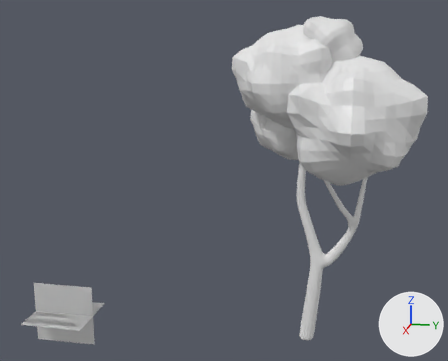
What one commit did to the Blender file Elderland/Assets/Models/Trees/OakTree1.blend.
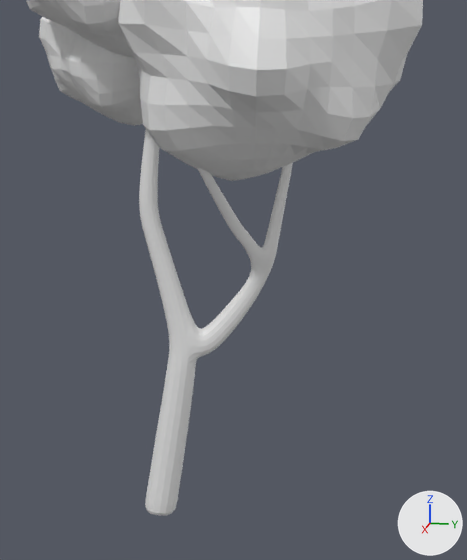
Old and new are each drawn whole from a 50 mm lens placed at (8.63, 0.16, 4.52), pointed at (-0.07, -1.58, 2.34) and again close up on the part from 52% to 100% of the width and 28% to 100% of the height. The axes (+X, +Y, +Z) are drawn at lower right. The lights are the same throughout.
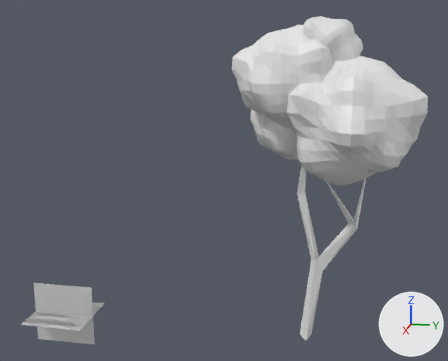
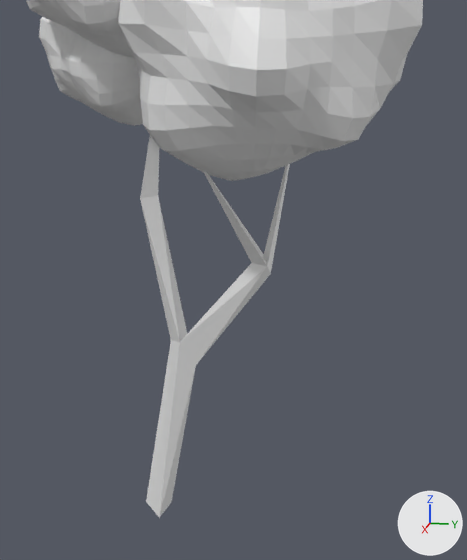
Where the change shows, as pixel boxes [x1, y1, x2, y2] in the close-ups (467 x 560 px):
'Cube', hidden
    before: [139, 130, 293, 515]
'Tree Base 1', added
    after: [140, 135, 290, 518]

What changed in the scene script:
```text
Add me_cube_002:
    me_cube_002.from_pydata(...)  # 314 vertices, 312 faces; spans x -4.65..5.85, y -3.02..11.6, z -1.08..3.26
Change ob_cube:
    add ob_cube.hide_set(True)
Add ob_tree_base_1:
    ob_tree_base_1 = bpy.data.objects.new('Tree Base 1', me_cube_002)
    ob_tree_base_1.location = (0.0, -0.295, 0.744)
    ob_tree_base_1.scale = (0.0694, 0.0694, 0.714)
    _m = ob_tree_base_1.modifiers.new('Decimate', 'DECIMATE')
    _m.ratio = 0.0504
```
